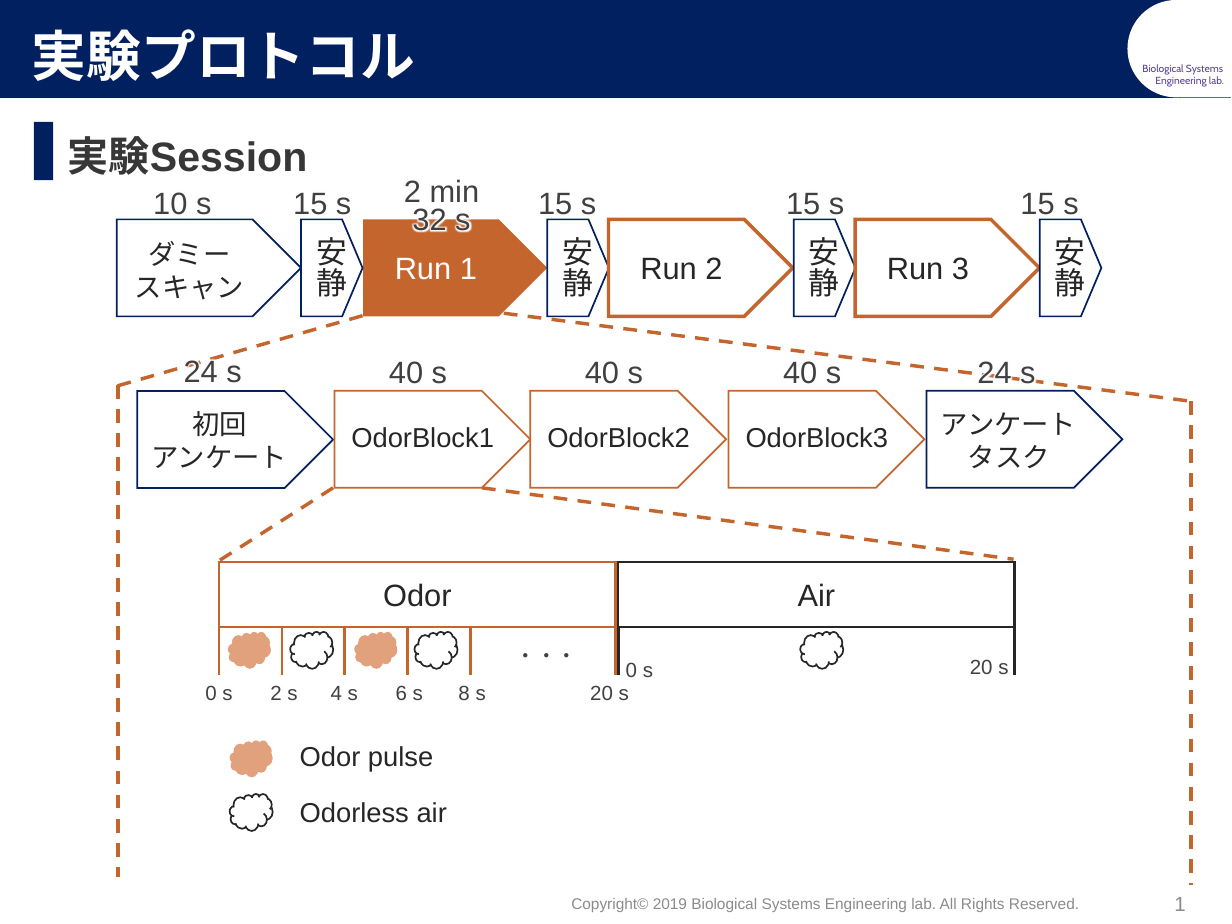
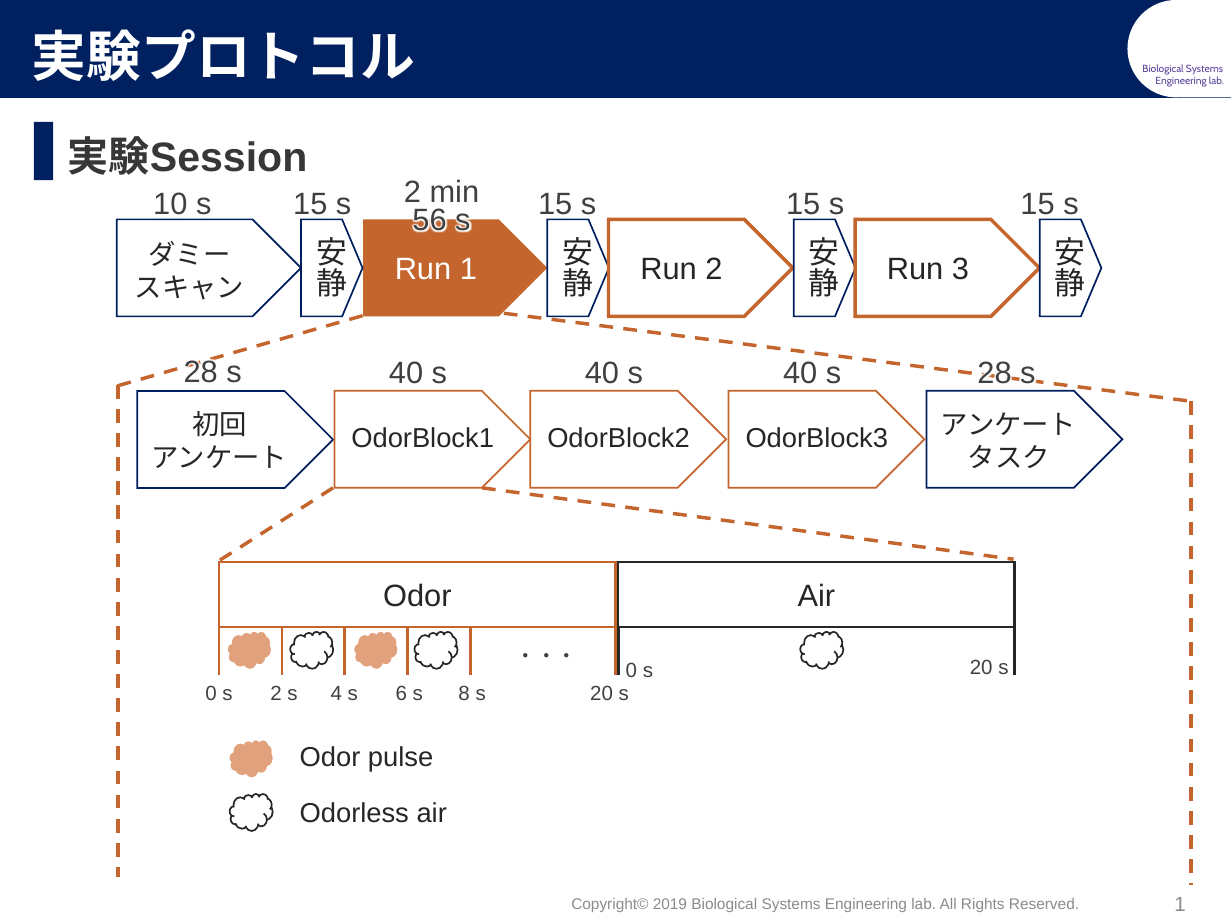
Before and after one commit to koyatamatsushita/kobal_method_odor_experiment, a slide deck: slide 1 of アンケート減プロトコル/20200731_快不快予備実験(アンケート減)_実験プロトコル.pptx. Drawn at 1232x924 pixels with LibreOffice and Linux fonts; fonts in the diff are those of the drawing; background and template pictures are left out. Boxes give left, top, right and bottom in pixels: in the first picture for what was removed or moved away, otherwise in the second. Text is boxed around its words. In the diff, an @@ line names an element or a change of style, - is before the commit and + after.

```diff
--- a/アンケート減プロトコル/20200731_快不快予備実験(アンケート減)_実験プロトコル.pptx
+++ b/アンケート減プロトコル/20200731_快不快予備実験(アンケート減)_実験プロトコル.pptx
@@ text at (412,205,470,235): text changed @@
-32 s
+56 s
@@ text at (184,358,241,383): text changed @@
-24 s
+28 s
@@ text at (977,361,1035,384): text changed @@
-24 s
+28 s
```
Also in this commit, not shown: 15 other files.
